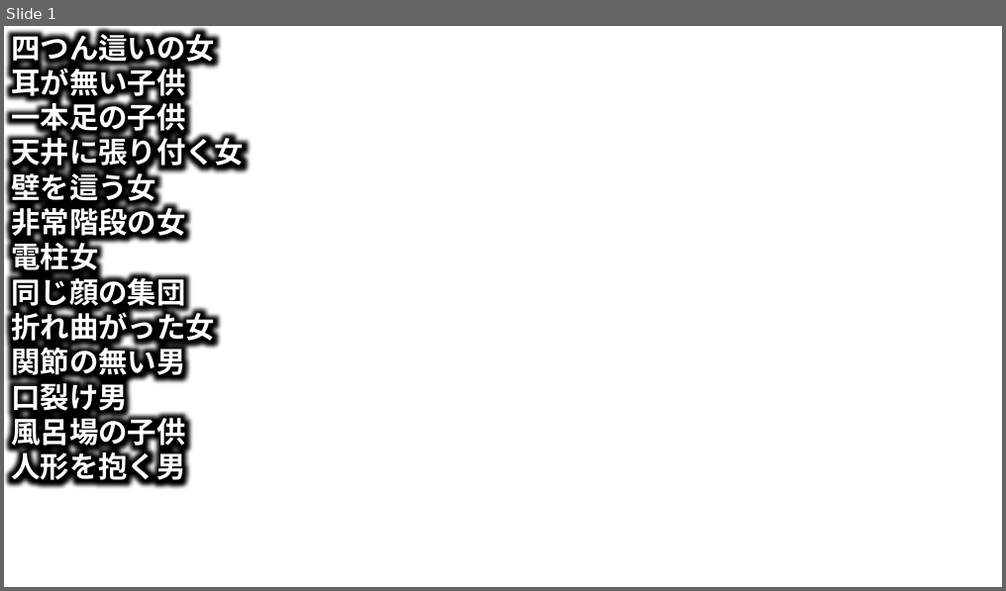
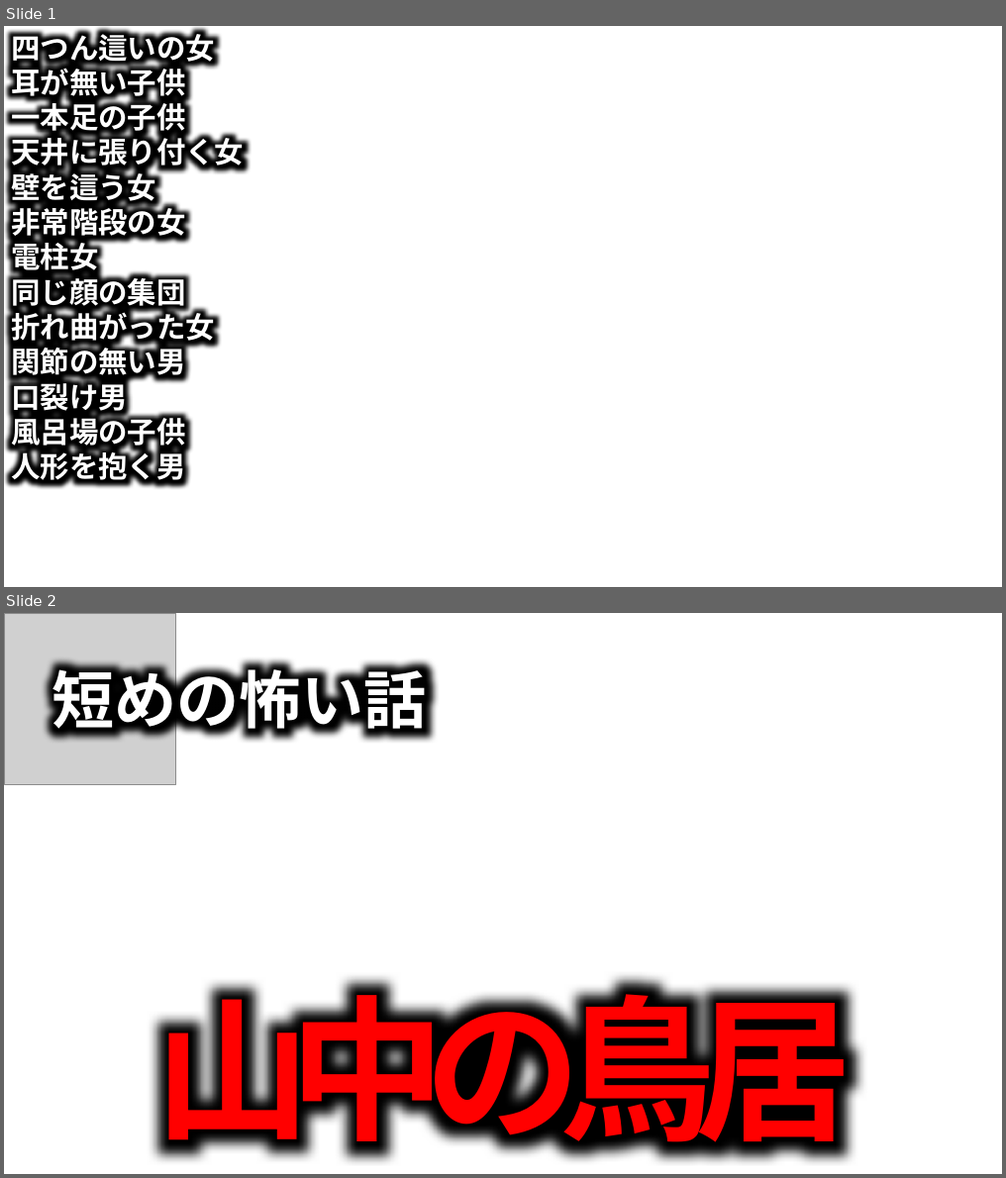
Before and after one commit to takeko333/ContentGenerator, a slide deck: bkup/Channels/ほたてまだこ/サムネイル_Horror.pptx. Shown one above the other, each under a label of ours: slide 1 before the commit, slides 1 and 2 after it. The pictures are 1006x591 and 1006x1178 pixels, drawn with LibreOffice and Linux fonts; fonts in the diff are those of the drawing; grey boxes stand for pictures; background and template pictures are left out. Boxes give left, top, right and bottom in pixels: in the first picture for what was removed or moved away, otherwise in the second. Text is boxed around its words. In the diff, an @@ line names an element or a change of style, - is before the commit and + after.

```diff
--- a/bkup/Channels/ほたてまだこ/サムネイル_Horror.pptx
+++ b/bkup/Channels/ほたてまだこ/サムネイル_Horror.pptx
@@ slide 2 added at [4, 613, 1002, 1174], background picture (left out) @@
@@ picture added at [4, 613, 175, 784] @@
@@ text added at [53, 661, 427, 739], 60 pt, text #FFFFFF, bold @@
+短めの怖い話
@@ text added at [154, 969, 850, 1166], 150 pt, text gradient #FF0000 to #000000, bold @@
+山中の鳥居
```
Also in this commit, not shown: 9 slides changed, 27 other files.
